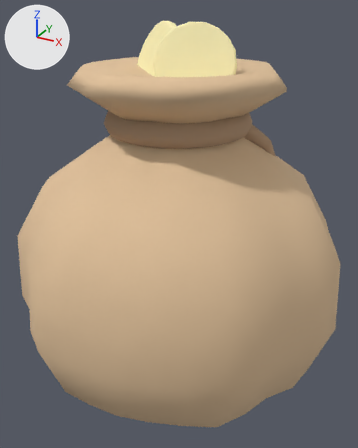
Two versions of the OBJ model assets/meshes/CoinBag.obj, one commit apart.
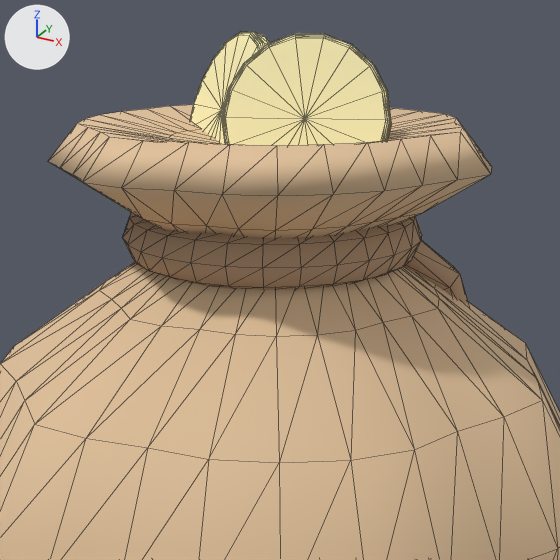
There are two pictures of each version: one whole from a 50 mm camera at (1.98, -3.59, 3.28) aimed at (0.01, 0.01, 1.49), one close up on the part from 12% to 90% of the width and 1% to 63% of the height. Arrows for +X, +Y and +Z are at upper left; the lights stay in place. The last two pictures show the newer version. The close-ups show mesh edges as thin lines. Where no turn or scale is listed for an object, it has been applied to the vertices.

The older version as bpy lines, for what is in view:
```python
mat_rope = principled_material('Rope')
mat_rope.base_color = (0.471, 0.314, 0.196)  # beige #b7987a
mat_rope.roughness = 1.0
me_emblem = bpy.data.meshes.new('Emblem')
me_emblem.from_pydata(...)  # 627 vertices, 1240 faces; spans x -0.5..0.5, y -0.26..1.56, z 0.65..3.18
me_emblem.materials.append(mat_emblem)  # beige #fff6bd
me_rope = bpy.data.meshes.new('Rope')
me_rope.from_pydata(...)  # 263 vertices, 520 faces; spans x -0.61..0.738, y -0.61..0.646, z 1.872..2.53
me_rope.materials.append(mat_rope)  # beige #b7987a
me_sack = bpy.data.meshes.new('Sack')
me_sack.from_pydata(...)  # 362 vertices, 720 faces; spans x -1.4..1.47, y -1.41..1.45, z 0.0..2.86
me_sack.materials.append(mat_sack)  # beige #e3c49d
ob_emblem = bpy.data.objects.new('Emblem', me_emblem)
ob_emblem.location = (0.0, 0.0, 0.0)
ob_rope = bpy.data.objects.new('Rope', me_rope)
ob_rope.location = (0.0, 0.0, 0.0)
ob_sack = bpy.data.objects.new('Sack', me_sack)
ob_sack.location = (0.0, 0.0, 0.0)
```
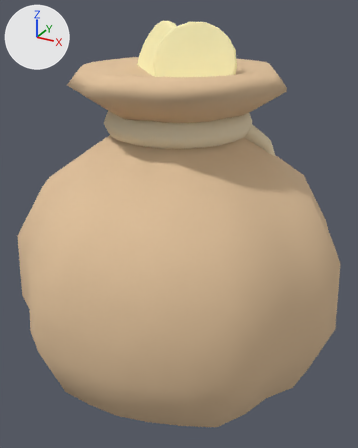
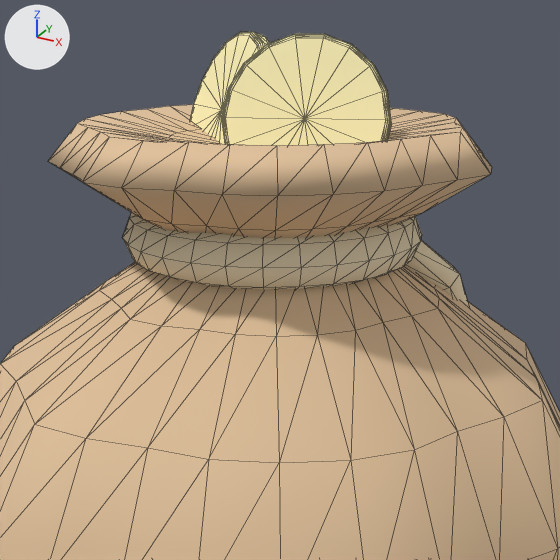
Boxes [x1, y1, x2, y2] around the edits, measured in the close-ups (560 x 560 px):
'Rope', recoloured (lighter)
    both: [123, 212, 468, 304]

The edits, one by one:
Material 'Rope' (mat_rope) changes colour from beige #b7987a to beige #f0e0bf; in linear values from (0.471, 0.314, 0.196) to (0.871, 0.745, 0.518).
